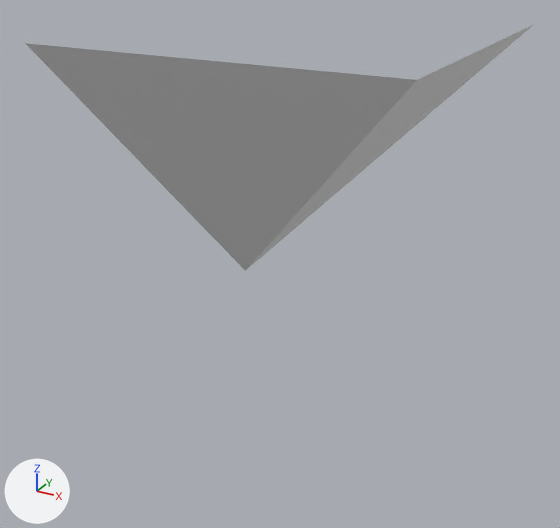
Before and after pictures for a commit that changed the FBX model MarbleMadness_NHSGA/Assets/Models/Ramp_Inside.fbx.
Both versions are drawn from a 50 mm lens placed at (-4.758, -0.705, 0.634), pointed at (-5.26, 0.208, 0.178). Lighting does not change. The marker at lower left points along +X, +Y and +Z. Where no turn or scale is listed for an object, it has been applied to the vertices.

The first picture shows 'Ramp_Inside'.
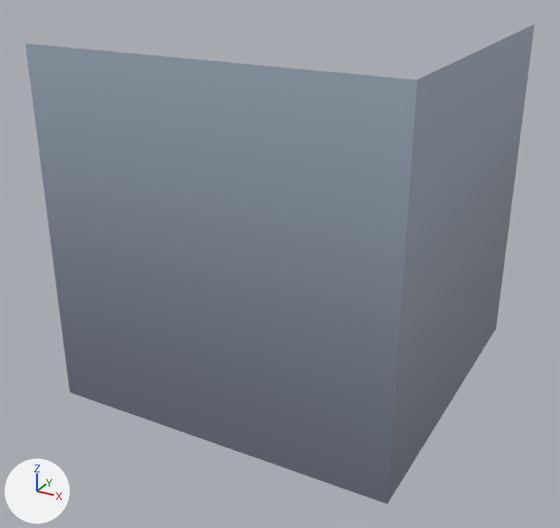
Where the newer file only moved an object's origin or applied its transform, the numbers keep the older frame.

Location of each change, (x1, y1, x2, y2) in pixels of the pictures (560 x 528 px):
'Ramp_Inside', reshaped (94% taller)
    before: (25, 25, 533, 271)
    after: (25, 25, 534, 504)
part 1 of me_cube_005, added
    after: (25, 25, 534, 504)
part 2 of me_cube_005, surface changed
    before: (25, 25, 533, 271)

The change in detail:
me_cube_005 is used by ob_ramp_inside; location (-5.25, 0.25, 0.25).
Verts and faces of me_cube_005; kept vertices keep their numbers, new ones are numbered from 4.
Before the commit, vertices of me_cube_005: 0 (0.25, -0.25, 0.25) at pixel (417, 79), 1 (0.25, 0.25, 0.25) at pixel (534, 24), 2 (-0.25, -0.25, 0.25) at pixel (25, 43), 3 (-0.25, 0.25, -0.25) at pixel (245, 270).
me_cube_005 had 4 vertices, 2 faces and spanned x -0.25..0.25, y -0.25..0.25, z -0.25..0.25.
me_cube_005 now has 7 vertices, 6 faces and spans x -0.25..0.25, y -0.25..0.25, z -0.25..0.25.
Part 1, on me_cube_005:
New vertices 4, 5, 6 stand at vertices 0, 1, 2, in that order, plus (0.0, 0.0, -0.5).
New faces: (0, 2, 6, 4), (0, 4, 5, 1), (1, 5, 3), (2, 3, 6).
me_cube_005 part 2: 2 kept faces spanning x -0.25..0.25, y -0.25..0.25, z -0.25..0.25 get new texture (UV) coordinates.
